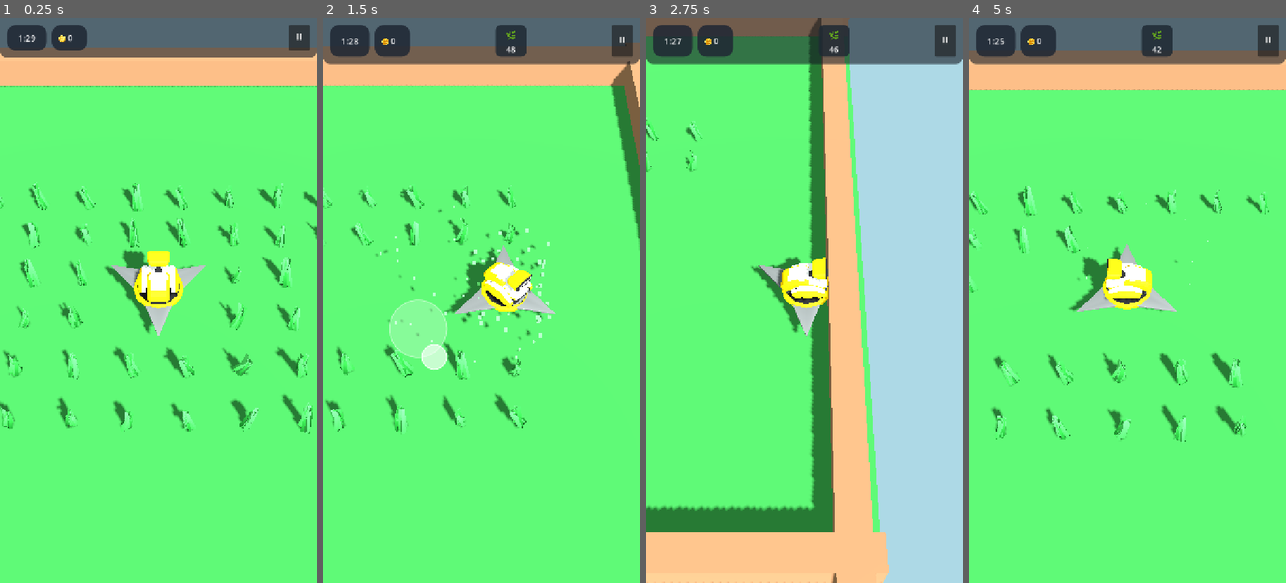
Above: before the commit, frames 1-4 (left to right).
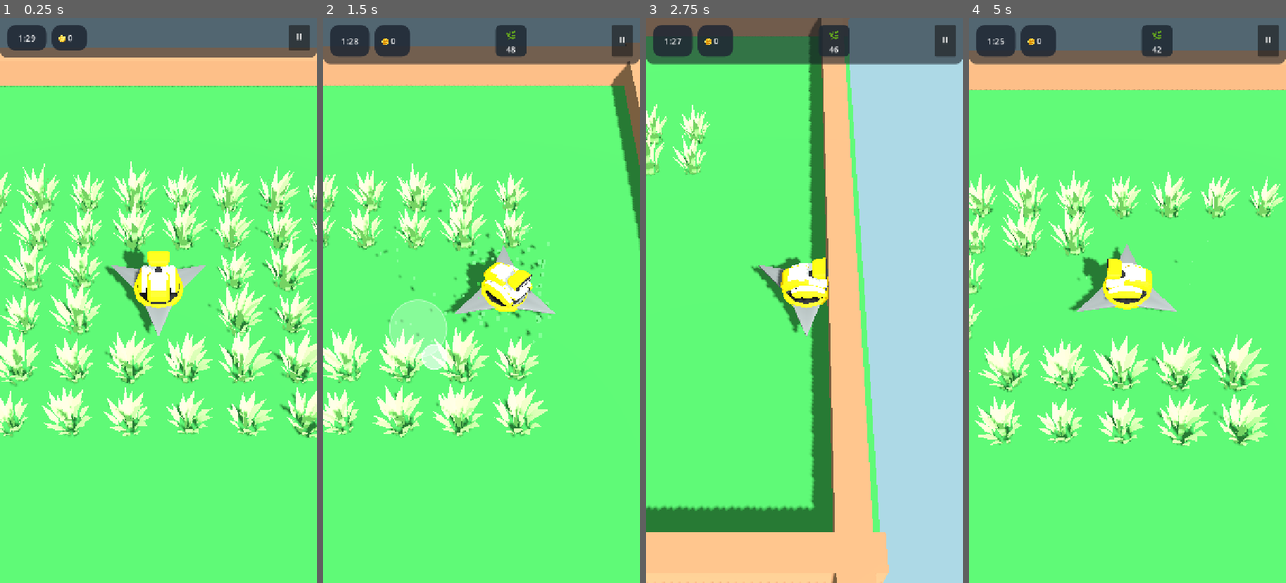
Above: after the commit, the same moments.

Repository: rogerbif/grass-cut-bot
Game: Godot game, scene res://scenes/main.tscn
The game is run twice, just before and just after one commit, with the same random seed, the same clock (stepped at 60 frames per second) and the same inputs.
Inputs (mouse positions are in pixels of both pictures, inside the frame that each line leads up to):
- Up to frame 1 (0.25 s): no input
- Up to frame 2 (1.5 s): move the mouse to (551, 272) at 0.52 s; hold Right (ui_right) 0.53-1.25 s; click (551, 272) at 0.67 s; drag from (418, 328) to (465, 413) at 1.27 s
- Up to frame 3 (2.75 s): move the mouse to (836, 176) at 2.02 s; hold Right (ui_right) from 2.03 s (still down)
- Up to frame 4 (5 s): release Right (ui_right) at 2.75 s; drag from (1111, 413) to (1032, 215) at 2.77 s; move the mouse to (1222, 385) at 3.52 s; hold Left (ui_left) 3.53-4.25 s; drag from (1032, 215) to (1079, 159) at 4.27 s

The runs differ from the first frame. In frame 1, 17% of the frame differs, in the area x 0-100%, y 25-75%; in frame 2, 9.4%; in frame 3, 1.0%; in frame 4, 12%.

Commit message:
feat(vegetation): substitui grama do jogo pelo modelo 3D grass_01 com suporte a variacoes [v0.4.0]

Diff:
--- a/project.godot
+++ b/project.godot
@@ -11,7 +11,7 @@
 [application]
 
 config/name="Grass Cut Bot"
-config/version="0.3.9"
+config/version="0.4.0"
 run/main_scene="res://scenes/main.tscn"
 config/features=PackedStringArray("4.7", "Mobile")
 config/icon="res://icon.svg"
--- a/scenes/plants/grass_01.tscn
+++ b/scenes/plants/grass_01.tscn
@@ -5,3 +5,15 @@
 [node name="Grass01" type="Node3D"]
 
 [node name="GrassVariations" parent="." instance=ExtResource("1_grass_01")]
+
+[node name="grass_blue" parent="GrassVariations" index="0"]
+transform = Transform3D(1, 0, 0, 0, 1, 0, 0, 0, 1, 0.75, 0, 0)
+
+[node name="grass_green" parent="GrassVariations" index="1"]
+transform = Transform3D(1, 0, 0, 0, 1, 0, 0, 0, 1, -2.25, 0, 0)
+
+[node name="grass_purple" parent="GrassVariations" index="2"]
+transform = Transform3D(1, 0, 0, 0, 1, 0, 0, 0, 1, 2.25, 0, 0)
+
+[node name="grass_yellow" parent="GrassVariations" index="3"]
+transform = Transform3D(1, 0, 0, 0, 1, 0, 0, 0, 1, -0.75, 0, 0)
--- a/scenes/plants/grass_tuft.tscn
+++ b/scenes/plants/grass_tuft.tscn
@@ -1,40 +1,15 @@
-[gd_scene load_steps=12 format=3 uid="uid://grass_tuft_01"]
+[gd_scene load_steps=7 format=3 uid="uid://grass_tuft_01"]
 
 [ext_resource type="Script" path="res://scripts/plants/plant.gd" id="1_plant"]
-[ext_resource type="Material" uid="uid://interactive_grass_mat_01" path="res://shaders/interactive_grass_material.tres" id="2_grass_mat"]
+[ext_resource type="PackedScene" uid="uid://oow7pgxl0ues" path="res://assets/models/grass_01.glb" id="2_grass_model"]
 
 [sub_resource type="CylinderShape3D" id="CylinderShape3D_area"]
 height = 0.6
 radius = 0.35
 
-[sub_resource type="PrismMesh" id="PrismMesh_center"]
-material = ExtResource("2_grass_mat")
-size = Vector3(0.16, 0.72, 0.07)
-subdivide_height = 4
-
-[sub_resource type="PrismMesh" id="PrismMesh_tall"]
-material = ExtResource("2_grass_mat")
-size = Vector3(0.17, 0.64, 0.07)
-subdivide_height = 4
-
-[sub_resource type="PrismMesh" id="PrismMesh_med1"]
-material = ExtResource("2_grass_mat")
-size = Vector3(0.15, 0.58, 0.07)
-subdivide_height = 4
-
-[sub_resource type="PrismMesh" id="PrismMesh_med2"]
-material = ExtResource("2_grass_mat")
-size = Vector3(0.18, 0.62, 0.07)
-subdivide_height = 4
-
-[sub_resource type="PrismMesh" id="PrismMesh_short"]
-material = ExtResource("2_grass_mat")
-size = Vector3(0.14, 0.52, 0.06)
-subdivide_height = 4
-
 [sub_resource type="StandardMaterial3D" id="StandardMaterial3D_particle"]
 roughness = 0.9
-albedo_color = Color(0.35, 0.78, 0.38, 1)
+albedo_color = Color(0.25, 0.72, 0.28, 1)
 
 [sub_resource type="BoxMesh" id="BoxMesh_particle"]
 material = SubResource("StandardMaterial3D_particle")
@@ -61,25 +36,7 @@
 
 [node name="VisualMesh" type="Node3D" parent="."]
 
-[node name="BladeCenter" type="MeshInstance3D" parent="VisualMesh"]
-transform = Transform3D(0.965926, 0, -0.258819, 0.013546, 0.99863, 0.050553, 0.258464, -0.052336, 0.964602, 0.0026, 0.36, 0.0097)
-mesh = SubResource("PrismMesh_center")
-
-[node name="Blade1" type="MeshInstance3D" parent="VisualMesh"]
-transform = Transform3D(0.5, 0, -0.866025, 0.209511, 0.970296, 0.120961, 0.840301, -0.241922, 0.485148, 0.0303, 0.32, 0.0175)
-mesh = SubResource("PrismMesh_tall")
-
-[node name="Blade2" type="MeshInstance3D" parent="VisualMesh"]
-transform = Transform3D(-0.707107, 0, -0.707107, 0.194905, 0.961262, -0.194905, 0.679715, -0.275637, -0.679715, 0.0283, 0.29, -0.0283)
-mesh = SubResource("PrismMesh_med1")
-
-[node name="Blade3" type="MeshInstance3D" parent="VisualMesh"]
-transform = Transform3D(-0.866025, 0, 0.5, -0.112476, 0.97437, -0.194813, -0.487185, -0.224951, -0.843829, -0.0175, 0.31, -0.0303)
-mesh = SubResource("PrismMesh_med2")
-
-[node name="Blade4" type="MeshInstance3D" parent="VisualMesh"]
-transform = Transform3D(0.258819, 0, 0.965926, -0.25, 0.965926, 0.066987, -0.933013, -0.258819, 0.25, -0.0386, 0.26, 0.0104)
-mesh = SubResource("PrismMesh_short")
+[node name="Grass01" parent="VisualMesh" instance=ExtResource("2_grass_model")]
 
 [node name="CutParticles" type="CPUParticles3D" parent="."]
 transform = Transform3D(1, 0, 0, 0, 1, 0, 0, 0, 1, 0, 0.2, 0)
--- a/scripts/plants/plant.gd
+++ b/scripts/plants/plant.gd
@@ -1,8 +1,10 @@
 extends Node3D
 
 enum PlantType { GRASS, WHEAT, FLOWER }
+enum GrassVariation { GREEN, YELLOW, BLUE, PURPLE, RANDOM }
 
 @export var type: PlantType = PlantType.GRASS
+@export var grass_variation: GrassVariation = GrassVariation.GREEN
 @export var max_health: int = 1
 @export var coin_reward: int = 1
 @export var plant_key: String = "grass" # Usado para sincronizar com as metas do HUD
@@ -17,11 +19,39 @@
 
 func _ready() -> void:
 	health = max_health
+	_apply_grass_variation()
 	# Leve variação aleatória de escala e rotação para aspecto natural Low Poly
-	var random_rot = randf_range(0, TAU)
-	var random_scale = randf_range(0.85, 1.15)
+	var random_rot: float = randf_range(0.0, TAU)
+	var random_scale: float = randf_range(0.85, 1.15)
 	visual_mesh.rotation.y = random_rot
 	visual_mesh.scale = Vector3(random_scale, random_scale, random_scale)
+
+func _apply_grass_variation() -> void:
+	if type != PlantType.GRASS:
+		return
+
+	var model: Node3D = visual_mesh.get_node_or_null("Grass01") as Node3D
+	if model == null:
+		return
+
+	var chosen_variant: GrassVariation = grass_variation
+	if chosen_variant == GrassVariation.RANDOM:
+		var rand_idx: int = randi() % 4
+		chosen_variant = rand_idx as GrassVariation
+
+	var blue_node: Node3D = model.get_node_or_null("grass_blue") as Node3D
+	var green_node: Node3D = model.get_node_or_null("grass_green") as Node3D
+	var purple_node: Node3D = model.get_node_or_null("grass_purple") as Node3D
+	var yellow_node: Node3D = model.get_node_or_null("grass_yellow") as Node3D
+
+	if blue_node:
+		blue_node.visible = (chosen_variant == GrassVariation.BLUE)
+	if green_node:
+		green_node.visible = (chosen_variant == GrassVariation.GREEN)
+	if purple_node:
+		purple_node.visible = (chosen_variant == GrassVariation.PURPLE)
+	if yellow_node:
+		yellow_node.visible = (chosen_variant == GrassVariation.YELLOW)
 
 func cut(power: int) -> void:
 	if is_cut:
Binary file changed: assets/models/grass_01.glb
Not shown, changed: docs/02_entidades_e_mecanicas/SISTEMA_DE_VEGETACAO.md
Not shown, added: docs/historico_melhorias/017_substituicao_grama_pelo_modelo_grass_01.md
Not shown, changed: docs/historico_melhorias/INDICE_MELHORIAS.md
